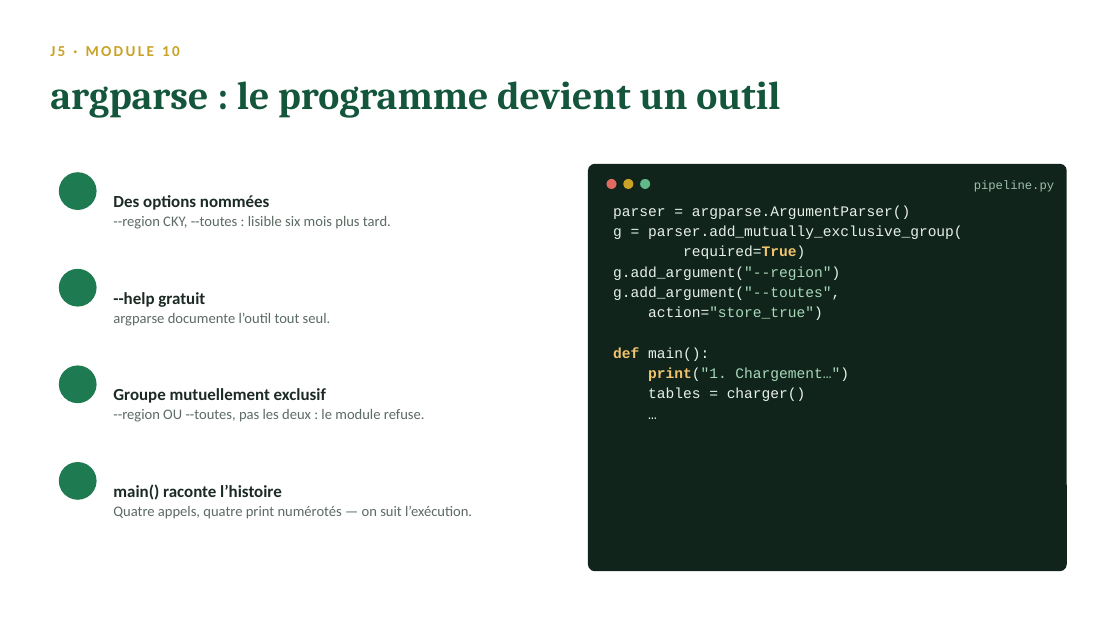
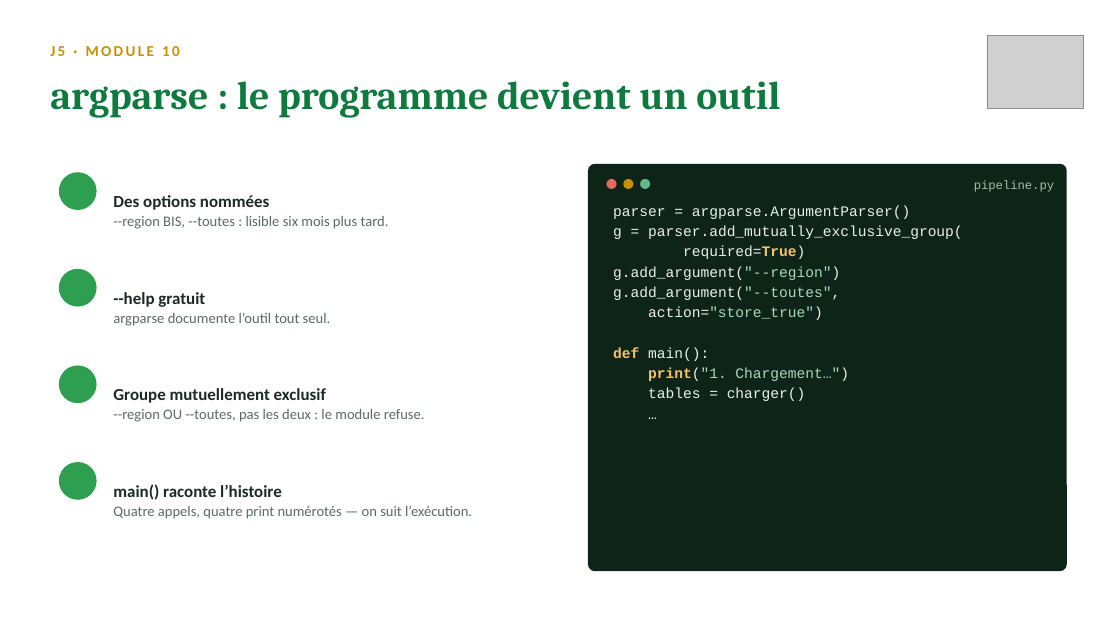
Before and after one commit to sogui/formation-python, a slide deck: slide 4 of slides/sources/J5-integration-projet.pptx. Drawn at 1120x630 pixels with LibreOffice and Linux fonts; fonts in the diff are those of the drawing; grey boxes stand for pictures; background and template pictures are left out. Boxes give left, top, right and bottom in pixels: in the first picture for what was removed or moved away, otherwise in the second. Text is boxed around its words. In the diff, an @@ line names an element or a change of style, - is before the commit and + after.

Commit message:
Guinée-Bissau (DGI) : correction géographique + nouveau design des slides
- Régions et secteurs de Guinée-Bissau (Bissau, Bafatá, Gabú, Cacheu…)
- Noms bissau-guinéens, téléphones 95/96/97, montants en FCFA
- Slides : palette drapeau (rouge/jaune/vert), logo DGI en couverture
  et en en-tête de chaque slide

```diff
--- a/slides/sources/J5-integration-projet.pptx
+++ b/slides/sources/J5-integration-projet.pptx
@@ text "J5 · MODULE 10" at bbox=[50, 46, 180, 56]: text colour #C9A227 to #C79100 @@
@@ picture added at bbox=[987, 35, 1084, 108] @@
@@ text "argparse : le programme devient ..." at bbox=[50, 81, 780, 118]: text colour #14563C to #0E7A3D @@
@@ rounded rectangle at bbox=[588, 164, 1067, 571]: fill #10241B to #0F2418 @@
@@ ellipse at bbox=[623, 179, 634, 189]: fill #C9A227 to #C79100 @@
@@ text at bbox=[113, 216, 389, 229]: text changed @@
---region CKY, --toutes : lisible six mois plus tard.
+--region BIS, --toutes : lisible six mois plus tard.
@@ fill #1E7A50 to #2E9E4F in 4 elements at bbox=[59, 172, 97, 210], bbox=[59, 269, 97, 307], bbox=[59, 365, 97, 403], bbox=[59, 462, 97, 500] @@
```
Also in this commit, not shown: 9 other slides changed, 29 other files.
